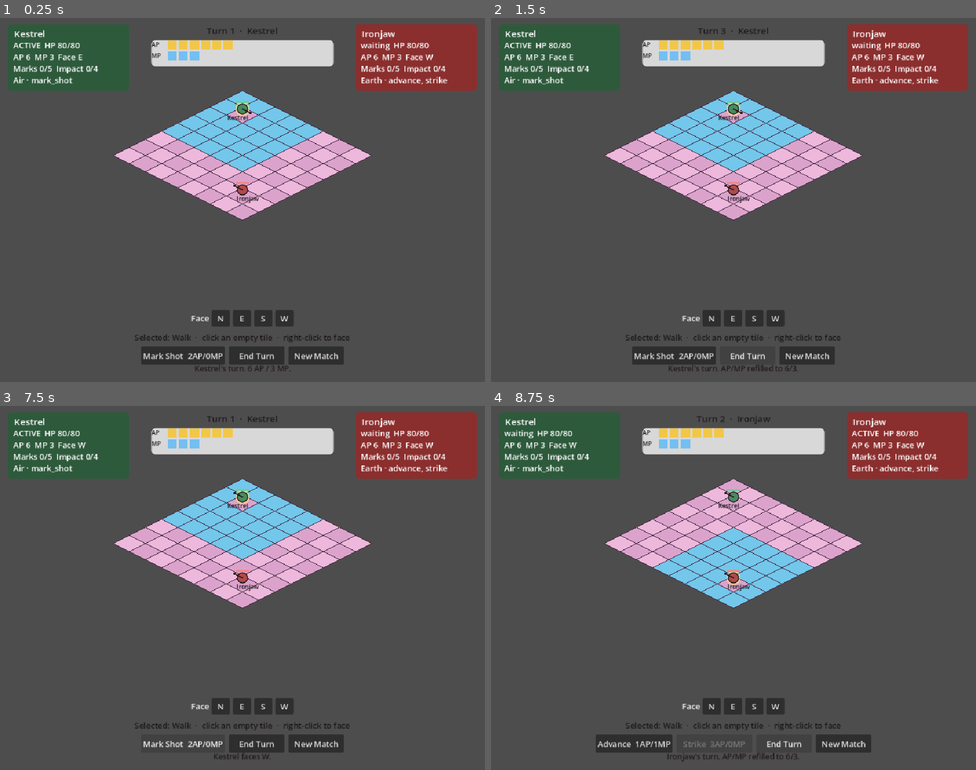
Above: before the commit, frames 1-4 (two rows, left to right).
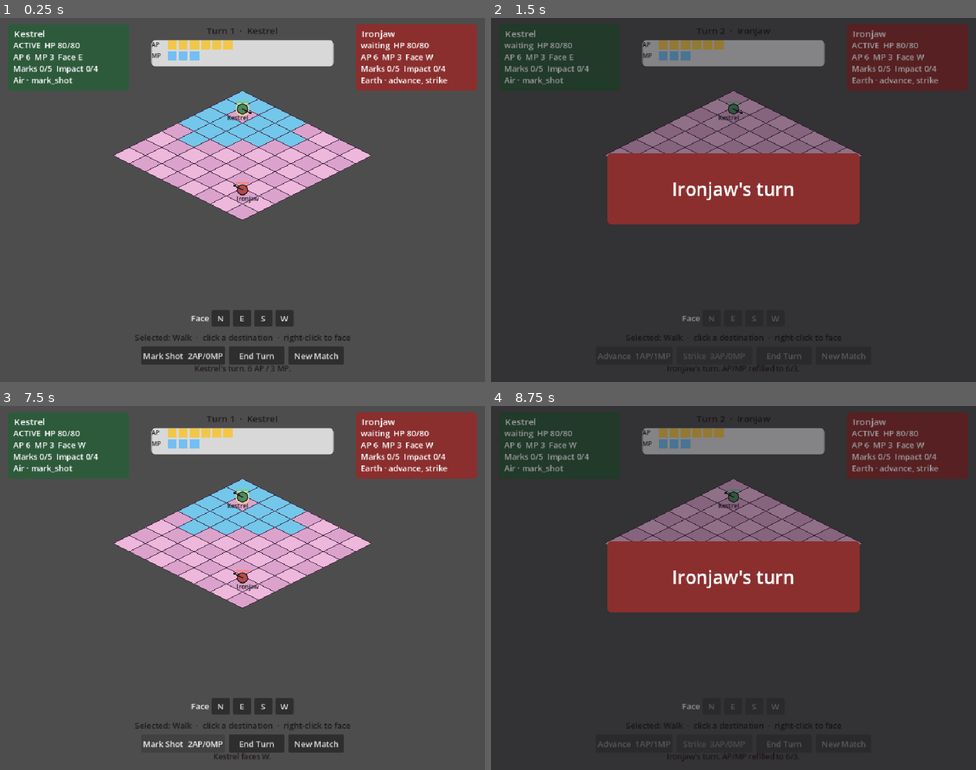
Above: after the commit, the same moments.

Repository: maurogp12/stasiumxii
Game: Godot game, scene res://main.tscn
Two runs of this game, one before a commit and one after it. Both use one fixed random seed, a clock stepped at 60 frames per second and the inputs below.
Inputs (mouse positions are in pixels of both pictures, inside the frame that each line leads up to):
- Up to frame 1 (0.25 s): no input
- Up to frame 2 (1.5 s): click "End Turn" at 0.5 s; click (782, 356) at 1.25 s, where only the run before the commit has a clickable "End Turn"
- Up to frame 3 (7.5 s): click "New Match" at 2 s; click "New Match" at 2.75 s; click "Mark Shot 2AP/0MP" at 3.5 s; click "N" at 4.25 s; click "E" at 5 s; click "S" at 5.75 s; click "W" at 6.5 s; click "Mark Shot 2AP/0MP" at 7.25 s
- Up to frame 4 (8.75 s): click "End Turn" at 8 s

The runs differ from the first frame. In frame 1, 1.2% of the frame differs, in the area x 28-73%, y 29-90%; in frame 2, 96%, in the area x 0-100%, y 0-100%; in frame 3, 1.2%; in frame 4, 96%.

Commit message:
Lock walk to dest-click Manhattan with H-first ortho paths.
CombatSim expands the orthogonal path and ignores client intent.path.
MP is |dx|+|dy| from a pool of 3; spell range stays Chebyshev. The
client animates one tile at a time and pauses ~1s on End Turn.

Co-authored-by: maurogp12 <maurogp12@users.noreply.github.com>

Diff:
--- a/backend/combat_sim.gd
+++ b/backend/combat_sim.gd
@@ -22,8 +22,8 @@
 	"W": Vector2i(-1, 0),
 }
 
-## A01–A07 are Open. These are provisional playable stubs, not Locked defaults.
-const OPEN_DECISIONS := ["A01", "A02", "A03", "A04", "A05", "A06", "A07"]
+## A01, A03–A07 are Open. A02 walk is Locked: dest-click Manhattan, H-first ortho path.
+const OPEN_DECISIONS := ["A01", "A03", "A04", "A05", "A06", "A07"]
 
 var _units: Array[Dictionary] = []
 var _active_seat: int = 0
@@ -121,8 +121,7 @@
 		for y in range(BOARD_SIZE):
 			for x in range(BOARD_SIZE):
 				var cell := Vector2i(x, y)
-				var dist := chebyshev(from, cell)
-				if dist >= 1 and dist <= mp and _is_empty(cell):
+				if _validate_walk(actor, cell) == "":
 					out.append({"type": "move", "to": cell, "seat": seat})
 
 	for spell_id in actor["spells"]:
@@ -188,9 +187,11 @@
 		"coach": _last_coach,
 		"last_events": _last_events.duplicate(true),
 		"open_decisions": OPEN_DECISIONS.duplicate(),
+		"walk": "manhattan",
+		"walk_tie_break": "horizontal_first",
+		"spell_range": "chebyshev",
 		"open_notes": {
 			"A01": "Provisional Open: Marks live on the target; Impact lives on the caster. Caps 5 / 4.",
-			"A02": "Provisional Open: walk spends Chebyshev distance; destination must be empty. No pathing through occupants (destination rule only; no walls).",
 			"A03": "Omitted: Gust/wind heading. WindMod omitted (not invented as 1.0).",
 			"A04": "Crit *roll* OFF. CritMult held at 1.0. No elemental riders.",
 			"A05": "Provisional Open: Resist 0, damage rounded to nearest int. WindMod omitted from the formula.",
@@ -202,6 +203,26 @@
 
 static func chebyshev(a: Vector2i, b: Vector2i) -> int:
 	return maxi(absi(a.x - b.x), absi(a.y - b.y))
+
+
+static func manhattan(a: Vector2i, b: Vector2i) -> int:
+	return absi(a.x - b.x) + absi(a.y - b.y)
+
+
+## Canonical walk path: dest-click only. Horizontal (E/W) first, then vertical (N/S).
+## Client intent.path is never consulted.
+static func expand_ortho_path(from: Vector2i, to: Vector2i) -> Array:
+	var path: Array = []
+	var cursor := from
+	var step_x := 1 if to.x > from.x else -1
+	while cursor.x != to.x:
+		cursor = Vector2i(cursor.x + step_x, cursor.y)
+		path.append(cursor)
+	var step_y := 1 if to.y > from.y else -1
+	while cursor.y != to.y:
+		cursor = Vector2i(cursor.x, cursor.y + step_y)
+		path.append(cursor)
+	return path
 
 
 static func hit_chance(distance: int) -> int:
@@ -298,14 +319,17 @@
 
 
 func _submit_move(intent: Dictionary, actor: Dictionary) -> Dictionary:
+	# Dest-click only. CombatSim expands the ortho path; ignore client intent.path.
+	intent.erase("path")
 	if not intent.has("to"):
 		return _reject(intent, "missing_destination", "REJECT — move needs a destination.")
 	var dest: Vector2i = intent["to"]
 	var reason := _validate_walk(actor, dest)
 	if reason != "":
 		return _reject(intent, reason, "REJECT — illegal move (%s)." % reason)
-	var dist := chebyshev(actor["pos"], dest)
 	var from: Vector2i = actor["pos"]
+	var path: Array = expand_ortho_path(from, dest)
+	var dist := manhattan(from, dest)
 	actor["pos"] = dest
 	actor["mp"] = int(actor["mp"]) - dist
 	_intent_log.append(intent)
@@ -315,6 +339,7 @@
 		"seat": actor["seat"],
 		"from": from,
 		"to": dest,
+		"path": path.duplicate(),
 		"mp_spent": dist,
 		"coach": _last_coach,
 	})
@@ -505,9 +530,15 @@
 		return "same_tile"
 	if not _is_empty(dest):
 		return "occupied"
-	var dist := chebyshev(actor["pos"], dest)
+	var dist := manhattan(actor["pos"], dest)
+	if dist < 1:
+		return "same_tile"
 	if dist > int(actor["mp"]):
 		return "insufficient_mp"
+	var path: Array = expand_ortho_path(actor["pos"], dest)
+	for cell in path:
+		if not _is_empty(cell):
+			return "path_blocked"
 	return ""
 
 
--- a/board_view.gd
+++ b/board_view.gd
@@ -1,16 +1,23 @@
 extends Node2D
 
 ## Thin client: input + presentation only. CombatSim owns HP/AP/MP/rolls.
+## Walk: dest-click only. CombatSim expands the ortho path; this view never
+## sends intent.path. Pawns tween one ortho tile at a time along the returned path.
+## Proposed timer: ~1.0s client-only seat handoff pause + turn banner on End Turn.
 
 const BOARD_SIZE: int = 8
 const TILE_SCENE: PackedScene = preload("res://board/tile.tscn")
 const PAWN_SCENE: PackedScene = preload("res://units/pawn.tscn")
+const STEP_SEC: float = 0.18
+const HANDOFF_SEC: float = 1.0
 
 var tiles: Dictionary = {}
 var selected_tile: BoardTile = null
 var pawns_by_seat: Dictionary = {}
 var _hud: CombatHUD
 var _booted: bool = false
+var _busy: bool = false
+var _walk_tween: Tween
 
 
 func _ready() -> void:
@@ -46,6 +53,8 @@
 
 
 func _unhandled_input(event: InputEvent) -> void:
+	if _busy:
+		return
 	if event is InputEventMouseButton and event.pressed:
 		var mouse_position: Vector2 = $Tiles.get_local_mouse_position()
 		var cell := local_to_grid(mouse_position)
@@ -69,6 +78,7 @@
 func _handle_left_click(cell: Vector2i) -> void:
 	var spell_id := _hud.selected_spell()
 	if spell_id == "":
+		# Dest-click only. Do not send a client path.
 		_submit({"type": "move", "to": cell})
 		return
 	var actor := _active_unit(CombatSim.snapshot())
@@ -99,6 +109,8 @@
 
 
 func _on_spell_selected(_spell_id: String) -> void:
+	if _busy:
+		return
 	_paint_highlights()
 
 
@@ -107,11 +119,37 @@
 
 
 func _on_end_turn_button_pressed() -> void:
+	if _busy:
+		return
 	_hud.clear_spell()
-	_submit({"type": "end_turn"})
+	var result: Dictionary = CombatSim.submit({"type": "end_turn"})
+	if not result.get("ok", false):
+		_refresh()
+		return
+	var snap := CombatSim.snapshot()
+	if snap.get("match_over", false):
+		_refresh()
+		return
+	# Proposed: client-only ~1.0s seat handoff. CombatSim already advanced.
+	_busy = true
+	_hud.set_locked(true)
+	_refresh()
+	var next_unit := _active_unit(snap)
+	_hud.show_turn_banner(str(next_unit.get("name", "Next")), str(next_unit.get("class_id", "")))
+	await get_tree().create_timer(HANDOFF_SEC).timeout
+	if not is_inside_tree():
+		return
+	_hud.hide_turn_banner()
+	_hud.set_locked(false)
+	_busy = false
+	_refresh()
 
 
 func _on_new_match() -> void:
+	_stop_walk_tween()
+	_hud.hide_turn_banner()
+	_hud.set_locked(false)
+	_busy = false
 	_hud.clear_spell()
 	CombatSim.reset_match({})
 	_rebuild_pawns()
@@ -119,13 +157,68 @@
 
 
 func _submit(intent: Dictionary) -> void:
+	if _busy:
+		return
 	var result: Dictionary = CombatSim.submit(intent)
-	if not result.get("ok", false) and str(result.get("reason", "")) in ["occupied", "same_tile", "out_of_bounds", "insufficient_mp", "missing_destination"]:
+	if not result.get("ok", false) and str(result.get("reason", "")) in ["occupied", "same_tile", "out_of_bounds", "insufficient_mp", "missing_destination", "path_blocked"]:
 		# Keep idle tile clicks from drowning the coach when simply selecting.
 		if _hud.selected_spell() == "" and str(intent.get("type", "")) == "move":
 			_refresh()
 			return
-	_refresh()
+	if result.get("ok", false) and str(intent.get("type", "")) == "move":
+		var move_event := _move_event(result.get("events", []))
+		if not move_event.is_empty() and move_event.has("path"):
+			await _play_walk(int(move_event.get("seat", 0)), move_event["path"])
+			return
+	_refresh()
+
+
+func _move_event(events: Array) -> Dictionary:
+	for event in events:
+		if str(event.get("type", "")) == "move":
+			return event
+	return {}
+
+
+func _play_walk(seat: int, path: Array) -> void:
+	_busy = true
+	_hud.set_locked(true)
+	var snap := CombatSim.snapshot()
+	_hud.render(snap, [])
+	for tile in tiles.values():
+		(tile as BoardTile).set_highlight("")
+	await _animate_path(seat, path)
+	if not is_inside_tree():
+		return
+	_hud.set_locked(false)
+	_busy = false
+	_refresh()
+
+
+func _animate_path(seat: int, path: Array) -> void:
+	if not pawns_by_seat.has(seat):
+		return
+	var pawn: Pawn = pawns_by_seat[seat]
+	_stop_walk_tween()
+	_walk_tween = create_tween()
+	_walk_tween.set_trans(Tween.TRANS_LINEAR)
+	_walk_tween.set_ease(Tween.EASE_IN_OUT)
+	for step in path:
+		var cell: Vector2i = _as_cell(step)
+		_walk_tween.tween_callback(_set_pawn_cell.bind(pawn, cell))
+		_walk_tween.tween_property(pawn, "position", _cell_to_local(cell), STEP_SEC)
+	await _walk_tween.finished
+
+
+func _set_pawn_cell(pawn: Pawn, cell: Vector2i) -> void:
+	pawn.grid_position = cell
+	pawn.z_index = cell.x + cell.y + 16
+
+
+func _stop_walk_tween() -> void:
+	if _walk_tween != null and is_instance_valid(_walk_tween):
+		_walk_tween.kill()
+	_walk_tween = null
 
 
 func _refresh() -> void:
@@ -162,7 +255,7 @@
 	for tile in tiles.values():
 		(tile as BoardTile).set_highlight("")
 	var snap := CombatSim.snapshot()
-	if snap.get("match_over", false):
+	if snap.get("match_over", false) or _busy:
 		return
 	var legal: Array = CombatSim.legal_intents(int(snap.get("active_seat", 0)))
 	var spell_id := _hud.selected_spell()
@@ -196,3 +289,15 @@
 
 func _in_bounds(cell: Vector2i) -> bool:
 	return cell.x >= 0 and cell.y >= 0 and cell.x < BOARD_SIZE and cell.y < BOARD_SIZE
+
+
+func _as_cell(value: Variant) -> Vector2i:
+	if value is Vector2i:
+		return value
+	if value is Vector2:
+		return Vector2i(value)
+	if value is Dictionary:
+		return Vector2i(int(value.get("x", 0)), int(value.get("y", 0)))
+	if value is Array and value.size() >= 2:
+		return Vector2i(int(value[0]), int(value[1]))
+	return Vector2i.ZERO
--- a/tests/run_combat_tests.gd
+++ b/tests/run_combat_tests.gd
@@ -20,7 +20,10 @@
 func _run() -> void:
 	_test_reset_and_turn_order()
 	_test_only_active_seat_acts()
-	_test_chebyshev_not_manhattan()
+	_test_manhattan_walk_costs()
+	_test_horizontal_first_paths()
+	_test_client_path_ignored()
+	_test_spell_range_stays_chebyshev()
 	_test_face_costs_zero()
 	_test_end_turn_refills()
 	_test_illegal_cast_refunds()
@@ -38,6 +41,7 @@
 	_test_legal_intents_empty_for_other_seat()
 	_test_view_does_not_roll_or_own_hp()
 	_test_hud_chrome_kit_gated()
+	_test_handoff_timer_is_client_only()
 
 
 func _test_reset_and_turn_order() -> void:
@@ -52,6 +56,10 @@
 	eq(snap["crit_roll"], false, "crit roll off")
 	eq(snap["gust"], false, "Gust off")
 	eq(snap["momentum"], false, "Momentum off")
+	eq(snap["walk"], "manhattan", "walk is Locked Manhattan")
+	eq(snap["walk_tie_break"], "horizontal_first", "walk tie-break is horizontal-first")
+	eq(snap["spell_range"], "chebyshev", "spell range stays Chebyshev")
+	eq(snap["open_decisions"].has("A02"), false, "A02 walk is Locked, not Open")
 	truthy(snap["open_decisions"].has("A01"), "A01 listed as Open")
 
 
@@ -63,17 +71,110 @@
 	eq(_sim.snapshot()["active_seat"], 0, "seat unchanged after reject")
 
 
-func _test_chebyshev_not_manhattan() -> void:
+func _test_manhattan_walk_costs() -> void:
 	_sim.reset_match({"seed": 1, "kestrel_pos": Vector2i(2, 2), "ironjaw_pos": Vector2i(7, 7)})
+	eq(_sim.manhattan(Vector2i(2, 2), Vector2i(3, 3)), 2, "diagonal is Manhattan 2")
+	eq(_sim.chebyshev(Vector2i(2, 2), Vector2i(3, 3)), 1, "same diagonal is Chebyshev 1")
 	var result: Dictionary = _sim.submit({"type": "move", "to": Vector2i(3, 3)})
-	eq(result["ok"], true, "diagonal king-step is legal (Chebyshev 1)")
-	eq(_unit(0)["mp"], 2, "diagonal costs 1 MP, not 2")
+	eq(result["ok"], true, "diagonal dest-click is legal when Manhattan 2 <= 3 MP")
+	eq(_unit(0)["mp"], 1, "diagonal costs 2 MP, not 1")
 	eq(_unit(0)["pos"], Vector2i(3, 3), "Kestrel landed on (3,3)")
+	eq(result["events"][0]["mp_spent"], 2, "move event spends 2 MP")
 	result = _sim.submit({"type": "move", "to": Vector2i(5, 3)})
-	eq(result["ok"], true, "orthogonal Chebyshev 2 costs 2 MP")
-	eq(_unit(0)["mp"], 0, "2 MP spent on a 2-tile orthogonal walk")
-	result = _sim.submit({"type": "move", "to": Vector2i(5, 4)})
-	eq(result["illegal"], true, "no MP left")
+	eq(result["illegal"], true, "orthogonal Manhattan 2 with 1 MP left is illegal")
+	eq(result["reason"], "insufficient_mp", "reject reason is insufficient_mp")
+	eq(_unit(0)["pos"], Vector2i(3, 3), "pawn did not move")
+	_sim.reset_match({"seed": 1, "kestrel_pos": Vector2i(2, 2), "ironjaw_pos": Vector2i(7, 7)})
+	result = _sim.submit({"type": "move", "to": Vector2i(5, 2)})
+	eq(result["ok"], true, "3-tile orthogonal walk spends the full MP pool")
+	eq(_unit(0)["mp"], 0, "Manhattan 3 costs 3 MP")
+	eq(_unit(0)["pos"], Vector2i(5, 2), "Kestrel landed on (5,2)")
+	_sim.reset_match({"seed": 1, "kestrel_pos": Vector2i(0, 0), "ironjaw_pos": Vector2i(7, 7)})
+	result = _sim.submit({"type": "move", "to": Vector2i(2, 2)})
+	eq(result["illegal"], true, "Manhattan 4 exceeds the 3 MP pool")
+	eq(_unit(0)["pos"], Vector2i(0, 0), "over-budget dest-click is rejected")
+
+
+func _test_horizontal_first_paths() -> void:
+	eq(
+		_sim.expand_ortho_path(Vector2i(2, 2), Vector2i(4, 3)),
+		[Vector2i(3, 2), Vector2i(4, 2), Vector2i(4, 3)],
+		"NE dest expands E then N/S (H-first)"
+	)
+	eq(
+		_sim.expand_ortho_path(Vector2i(4, 3), Vector2i(2, 2)),
+		[Vector2i(3, 3), Vector2i(2, 3), Vector2i(2, 2)],
+		"SW dest expands W then N"
+	)
+	eq(
+		_sim.expand_ortho_path(Vector2i(1, 4), Vector2i(1, 2)),
+		[Vector2i(1, 3), Vector2i(1, 2)],
+		"pure vertical stays N/S only"
+	)
+	eq(
+		_sim.expand_ortho_path(Vector2i(3, 1), Vector2i(1, 1)),
+		[Vector2i(2, 1), Vector2i(1, 1)],
+		"pure horizontal stays E/W only"
+	)
+	eq(_sim.expand_ortho_path(Vector2i(2, 2), Vector2i(2, 2)), [], "same tile expands to empty path")
+	_sim.reset_match({"seed": 1, "kestrel_pos": Vector2i(2, 2), "ironjaw_pos": Vector2i(7, 7)})
+	var result: Dictionary = _sim.submit({"type": "move", "to": Vector2i(4, 3)})
+	eq(result["ok"], true, "H-first Manhattan 3 walk is legal")
+	eq(result["events"][0]["path"], [Vector2i(3, 2), Vector2i(4, 2), Vector2i(4, 3)], "returned path is E then S")
+	eq(_unit(0)["mp"], 0, "H-first 3-step walk spends 3 MP")
+	# Occupant sits on the H-first corridor. V-first would work; Locked walk must refuse.
+	_sim.reset_match({"seed": 1, "kestrel_pos": Vector2i(0, 0), "ironjaw_pos": Vector2i(1, 0)})
+	result = _sim.submit({"type": "move", "to": Vector2i(1, 1)})
+	eq(result["illegal"], true, "H-first path through Ironjaw is blocked")
+	eq(result["reason"], "path_blocked", "blocked corridor reason is path_blocked")
+	eq(_unit(0)["pos"], Vector2i(0, 0), "Kestrel stays put when H-first is blocked")
+	var found_blocked_dest := false
+	for intent in _sim.legal_intents(0):
+		if str(intent.get("type", "")) == "move" and intent.get("to") == Vector2i(1, 1):
+			found_blocked_dest = true
+	eq(found_blocked_dest, false, "legal_intents omit dests whose H-first path is blocked")
+	result = _sim.submit({"type": "move", "to": Vector2i(0, 2)})
+	eq(result["ok"], true, "pure-vertical dest around the occupant is legal")
+	eq(result["events"][0]["path"], [Vector2i(0, 1), Vector2i(0, 2)], "vertical path does not go east first")
+
+
+func _test_client_path_ignored() -> void:
+	_sim.reset_match({"seed": 1, "kestrel_pos": Vector2i(2, 2), "ironjaw_pos": Vector2i(7, 7)})
+	var forged: Array = [Vector2i(2, 3), Vector2i(2, 4), Vector2i(3, 4)]
+	var result: Dictionary = _sim.submit({
+		"type": "move",
+		"to": Vector2i(4, 3),
+		"path": forged,
+	})
+	eq(result["ok"], true, "dest-click still accepted when a client path is supplied")
+	eq(result["events"][0]["path"], [Vector2i(3, 2), Vector2i(4, 2), Vector2i(4, 3)], "CombatSim path is H-first, not the client path")
+	eq(result["events"][0]["path"] == forged, false, "forged vertical-first path is not used")
+	eq(_unit(0)["pos"], Vector2i(4, 3), "unit ends on the dest-click tile")
+
+
+func _test_spell_range_stays_chebyshev() -> void:
+	_sim.reset_match({
+		"seed": 1,
+		"rolls": [1],
+		"kestrel_pos": Vector2i(0, 0),
+		"ironjaw_pos": Vector2i(2, 2),
+	})
+	eq(_sim.chebyshev(Vector2i(0, 0), Vector2i(2, 2)), 2, "Mark Shot diagonal is Chebyshev 2")
+	eq(_sim.manhattan(Vector2i(0, 0), Vector2i(2, 2)), 4, "same tiles are Manhattan 4")
+	var result: Dictionary = _sim.submit({"type": "cast", "spell": "mark_shot", "to": Vector2i(2, 2)})
+	eq(result["ok"], true, "Mark Shot uses Chebyshev range, so Chebyshev 2 is legal")
+	eq(_unit(1)["hp"], 72, "8 Air on connect at Chebyshev 2")
+	eq(result["events"][0]["range"], 2, "hit event range is Chebyshev")
+	_sim.reset_match({
+		"seed": 1,
+		"kestrel_pos": Vector2i(3, 3),
+		"ironjaw_pos": Vector2i(0, 0),
+	})
+	_sim.submit({"type": "end_turn"})
+	result = _sim.submit({"type": "cast", "spell": "advance", "to": Vector2i(2, 1)})
+	eq(result["ok"], true, "Advance dash range stays Chebyshev 2 (Manhattan 3 would exceed dash max if walk leaked)")
+	eq(_unit(1)["pos"], Vector2i(2, 1), "Ironjaw dashed to a Chebyshev-2 tile")
+	eq(_unit(1)["mp"], 2, "Advance still costs 1 MP, not Manhattan 3")
 
 
 func _test_face_costs_zero() -> void:
@@ -376,6 +477,19 @@
 	eq(hud.contains("Detonate"), false, "HUD has no Detonate chrome")
 
 
+func _test_handoff_timer_is_client_only() -> void:
+	var sim_src := FileAccess.get_file_as_string("res://backend/combat_sim.gd")
+	eq(sim_src.contains("HANDOFF_SEC"), false, "CombatSim has no handoff timer")
+	eq(sim_src.contains("show_turn_banner"), false, "CombatSim does not own the turn banner")
+	var view := FileAccess.get_file_as_string("res://board_view.gd")
+	truthy(view.contains("HANDOFF_SEC"), "board_view declares the Proposed handoff pause")
+	truthy(view.contains("1.0"), "handoff pause is ~1.0s")
+	eq(view.contains("intent.path"), true, "client documents that intent.path is not sent")
+	var hud := FileAccess.get_file_as_string("res://ui/hud.gd")
+	truthy(hud.contains("show_turn_banner"), "HUD can show the End Turn banner")
+	eq(hud.contains("WindMod"), false, "HUD still has no WindMod chrome")
+
+
 func _unit(seat: int) -> Dictionary:
 	for unit in _sim.snapshot()["units"]:
 		if int(unit["seat"]) == seat:
--- a/ui/hud.gd
+++ b/ui/hud.gd
@@ -20,6 +20,12 @@
 var _selected_label: Label
 var _ap_pips: HBoxContainer
 var _mp_pips: HBoxContainer
+var _end_turn_button: Button
+var _new_match_button: Button
+var _handoff_overlay: ColorRect
+var _handoff_panel: Panel
+var _handoff_label: Label
+var _locked: bool = false
 
 
 ## Kit chrome for the active seat. Advance is never offered unless class_id is ironjaw.
@@ -68,6 +74,24 @@
 	_update_selected_label()
 
 
+func set_locked(locked: bool) -> void:
+	_locked = locked
+	_apply_controls(false)
+
+
+func show_turn_banner(unit_name: String, class_id: String) -> void:
+	_handoff_label.text = "%s's turn" % unit_name
+	var fill := KESTREL_GREEN if class_id == SpellKits.CLASS_KESTREL else IRONJAW_RED
+	_handoff_panel.add_theme_stylebox_override("panel", _panel(fill))
+	_handoff_overlay.visible = true
+	_handoff_overlay.mouse_filter = Control.MOUSE_FILTER_STOP
+
+
+func hide_turn_banner() -> void:
+	_handoff_overlay.visible = false
+	_handoff_overlay.mouse_filter = Control.MOUSE_FILTER_IGNORE
+
+
 func render(snap: Dictionary, legal: Array) -> void:
 	var units: Array = snap.get("units", [])
 	var kestrel := _unit(units, 0)
@@ -105,8 +129,20 @@
 			button.modulate = Color(1, 1, 1, 1)
 		else:
 			button.modulate = Color(1, 1, 1, 0.72)
+	_apply_controls(match_over)
+
+
+func _apply_controls(match_over: bool) -> void:
+	var block := match_over or _locked
+	for spell_id in _spell_buttons.keys():
+		if block:
+			(_spell_buttons[spell_id] as Button).disabled = true
 	for button in _face_buttons.values():
-		button.disabled = match_over
+		(button as Button).disabled = block
+	if _end_turn_button != null:
+		_end_turn_button.disabled = block
+	if _new_match_button != null:
+		_new_match_button.disabled = _locked
 
 
 func _build() -> void:
@@ -155,17 +191,17 @@
 	_action_bar.add_theme_constant_override("separation", 8)
 	root.add_child(_action_bar)
 
-	var end_btn := Button.new()
-	end_btn.text = "End Turn"
-	end_btn.custom_minimum_size = Vector2(110, 32)
-	end_btn.pressed.connect(func() -> void: end_turn_requested.emit())
-	_action_bar.add_child(end_btn)
-
-	var new_btn := Button.new()
-	new_btn.text = "New Match"
-	new_btn.custom_minimum_size = Vector2(110, 32)
-	new_btn.pressed.connect(func() -> void: new_match_requested.emit())
-	_action_bar.add_child(new_btn)
+	_end_turn_button = Button.new()
+	_end_turn_button.text = "End Turn"
+	_end_turn_button.custom_minimum_size = Vector2(110, 32)
+	_end_turn_button.pressed.connect(func() -> void: end_turn_requested.emit())
+	_action_bar.add_child(_end_turn_button)
+
+	_new_match_button = Button.new()
+	_new_match_button.text = "New Match"
+	_new_match_button.custom_minimum_size = Vector2(110, 32)
+	_new_match_button.pressed.connect(func() -> void: new_match_requested.emit())
+	_action_bar.add_child(_new_match_button)
 
 	var face_bar := HBoxContainer.new()
 	face_bar.position = Vector2(360, 578)
@@ -193,6 +229,29 @@
 	_coach_label.add_theme_font_size_override("font_size", 15)
 	_coach_label.add_theme_color_override("font_color", Color(0.14, 0.1, 0.12))
 	root.add_child(_coach_label)
+
+	_handoff_overlay = ColorRect.new()
+	_handoff_overlay.set_anchors_and_offsets_preset(Control.PRESET_FULL_RECT)
+	_handoff_overlay.color = Color(0.06, 0.05, 0.07, 0.42)
+	_handoff_overlay.visible = false
+	_handoff_overlay.mouse_filter = Control.MOUSE_FILTER_IGNORE
+	root.add_child(_handoff_overlay)
+
+	_handoff_panel = Panel.new()
+	_handoff_panel.position = Vector2(230, 268)
+	_handoff_panel.size = Vector2(500, 140)
+	_handoff_panel.add_theme_stylebox_override("panel", _panel(KESTREL_GREEN))
+	_handoff_overlay.add_child(_handoff_panel)
+
+	_handoff_label = Label.new()
+	_handoff_label.position = Vector2(16, 28)
+	_handoff_label.size = Vector2(468, 84)
+	_handoff_label.horizontal_alignment = HORIZONTAL_ALIGNMENT_CENTER
+	_handoff_label.vertical_alignment = VERTICAL_ALIGNMENT_CENTER
+	_handoff_label.add_theme_font_size_override("font_size", 36)
+	_handoff_label.add_theme_color_override("font_color", Color(1, 1, 1))
+	_handoff_label.text = "Kestrel's turn"
+	_handoff_panel.add_child(_handoff_label)
 
 	_update_selected_label()
 
@@ -348,7 +407,7 @@
 
 func _update_selected_label() -> void:
 	if _selected_spell == "":
-		_selected_label.text = "Selected: Walk  ·  click an empty tile  ·  right-click to face"
+		_selected_label.text = "Selected: Walk  ·  click a destination  ·  right-click to face"
 		return
 	var def: Dictionary = SpellKits.spell(_selected_spell)
 	_selected_label.text = "Selected: %s  ·  %d AP / %d MP  ·  range %d–%d" % [
Not shown, changed: README.md
